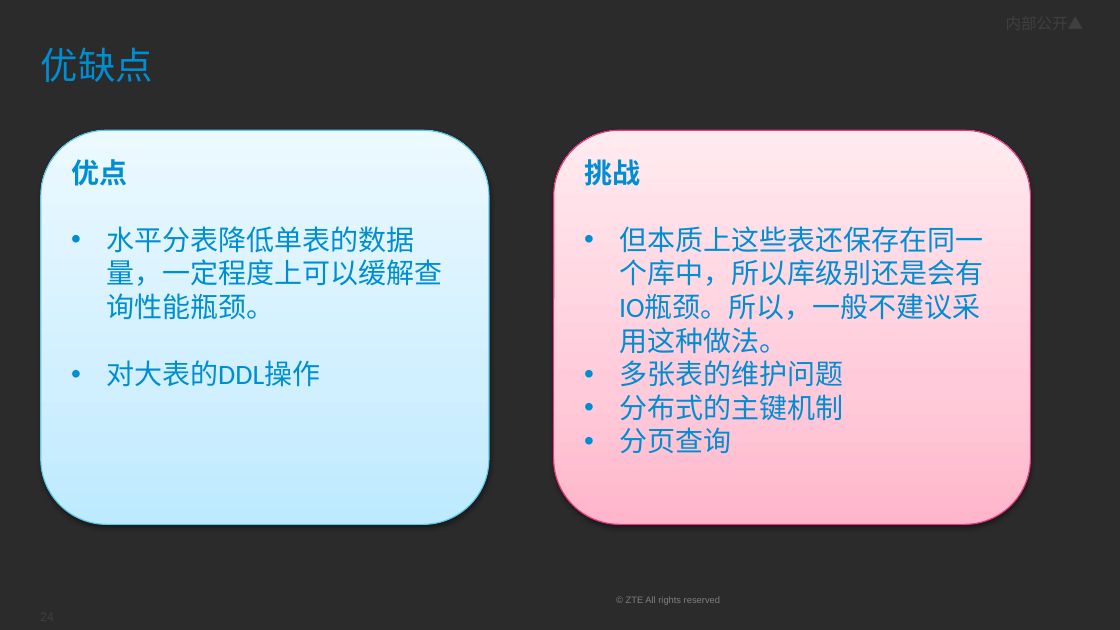
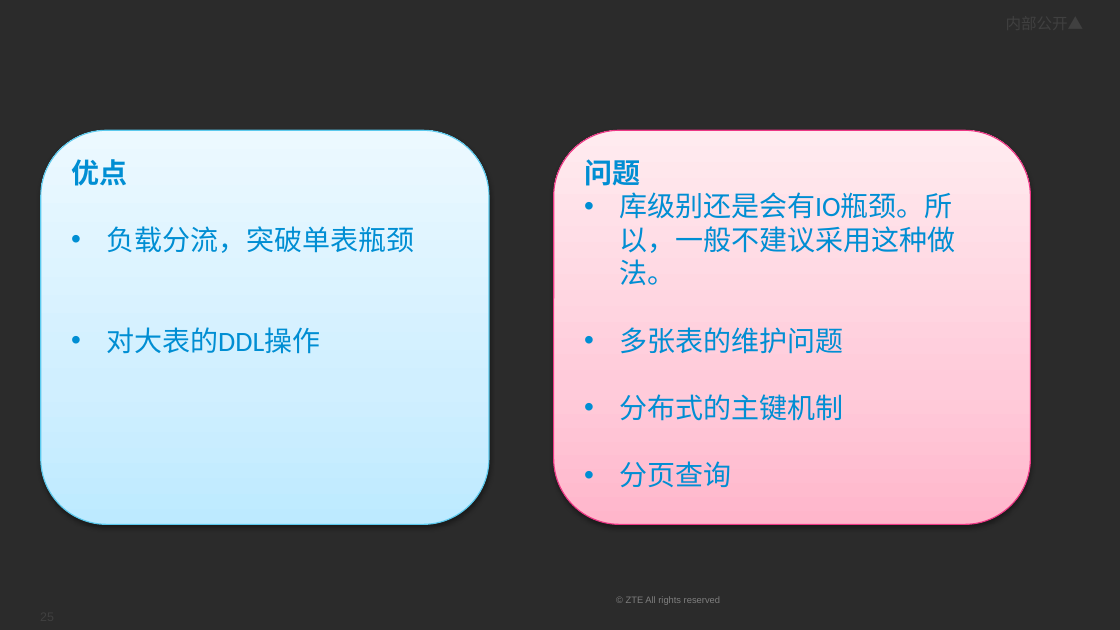
Before and after one commit to johnny8353/jproject, a slide deck: slide 25 of note/note-top/mysql-分布式/黄福强-Mysql分布式集群.pptx (slide 24 before the commit). Drawn at 1120x630 pixels with LibreOffice and Linux fonts; fonts in the diff are those of the drawing; background and template pictures are left out; a plain dark background stands for a picture behind light text. Boxes give left, top, right and bottom in pixels: in the first picture for what was removed or moved away, otherwise in the second. Text is boxed around its words. In the diff, an @@ line names an element or a change of style, - is before the commit and + after.

```diff
--- a/note/note-top/mysql-分布式/黄福强-Mysql分布式集群.pptx
+++ b/note/note-top/mysql-分布式/黄福强-Mysql分布式集群.pptx
@@ title removed at bbox=[41, 47, 153, 82] @@
-优缺点
@@ text in rounded rectangle at bbox=[584, 159, 955, 285]: text changed @@
-挑战
-• 但本质上这些表还保存在同一个库中，所以库级别还是会有IO瓶颈。所以，一般不建议采用这种做法。
+问题
+• 库级别还是会有IO瓶颈。所以，一般不建议采用这种做法。
@@ text in rounded rectangle at bbox=[106, 226, 414, 253]: text changed @@
-• 水平分表降低单表的数据量，一定程度上可以缓解查询性能瓶颈。
+• 负载分流，突破单表瓶颈
```
Also in this commit, not shown: 5 other slides changed, 1 slide added, 30 other files.
